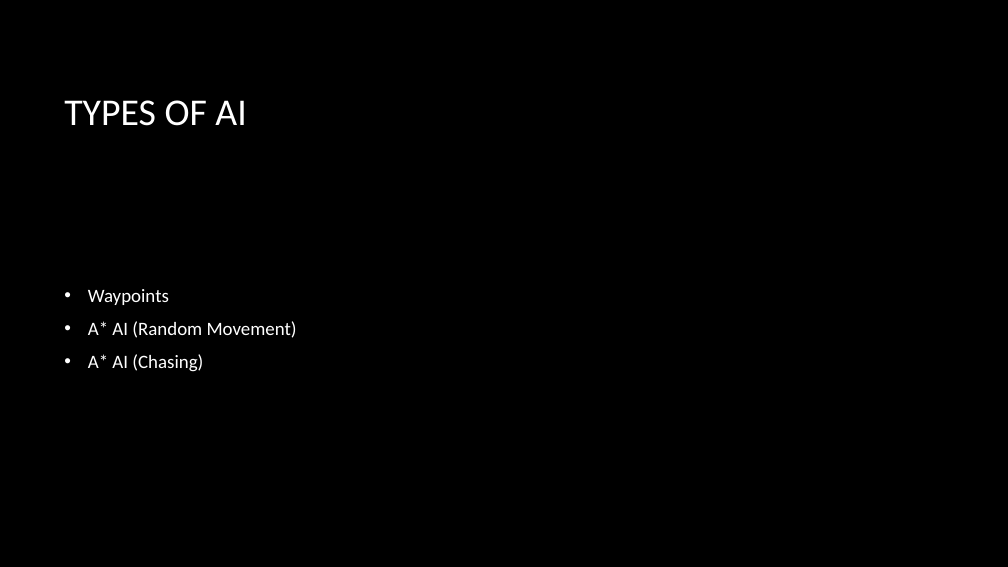
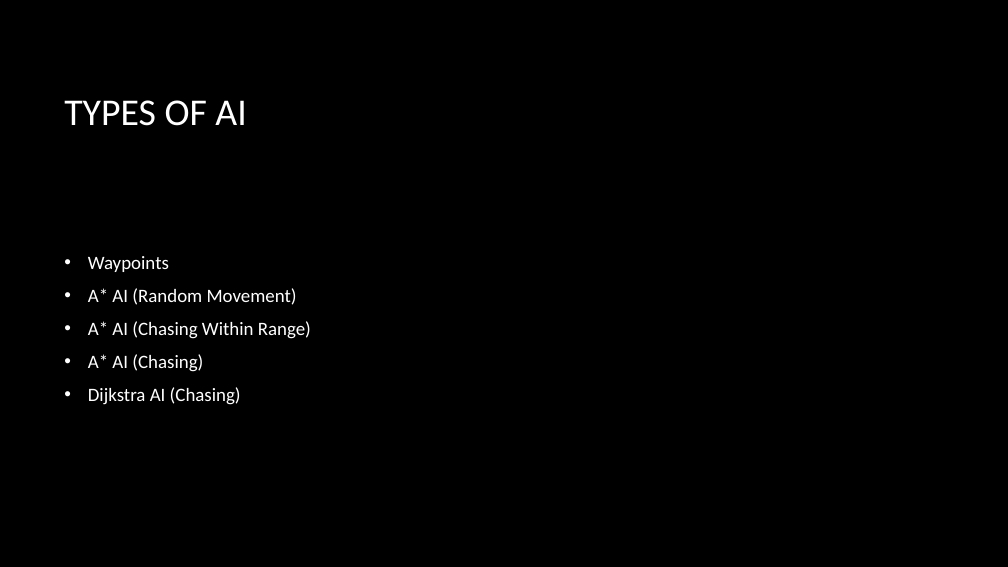
Before and after one commit to Lexzt/finlandai, a slide deck: slide 4 of Documentations/Pacman Revised.pptx. Drawn at 1008x567 pixels with LibreOffice and Linux fonts; fonts in the diff are those of the drawing; background and template pictures are left out. Boxes give left, top, right and bottom in pixels: in the first picture for what was removed or moved away, otherwise in the second. Text is boxed around its words. In the diff, an @@ line names an element or a change of style, - is before the commit and + after.

```diff
--- a/Documentations/Pacman Revised.pptx
+++ b/Documentations/Pacman Revised.pptx
@@ text at <box>88,321,311,339</box>: paragraph added @@
+• A* AI (Chasing Within Range)
@@ text at <box>88,387,241,405</box>: paragraph added @@
+• Dijkstra AI (Chasing)
```
Also in this commit, not shown: 2 other slides changed, 4 slides added, 1 other file.
